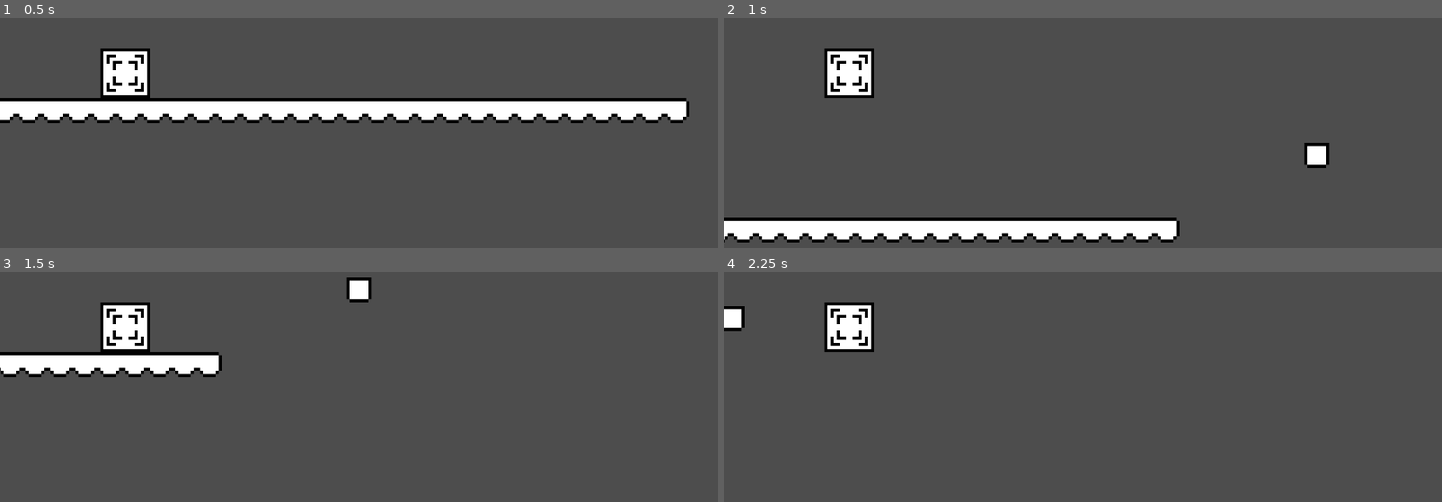
Above: before the commit, frames 1-4 (two rows, left to right).
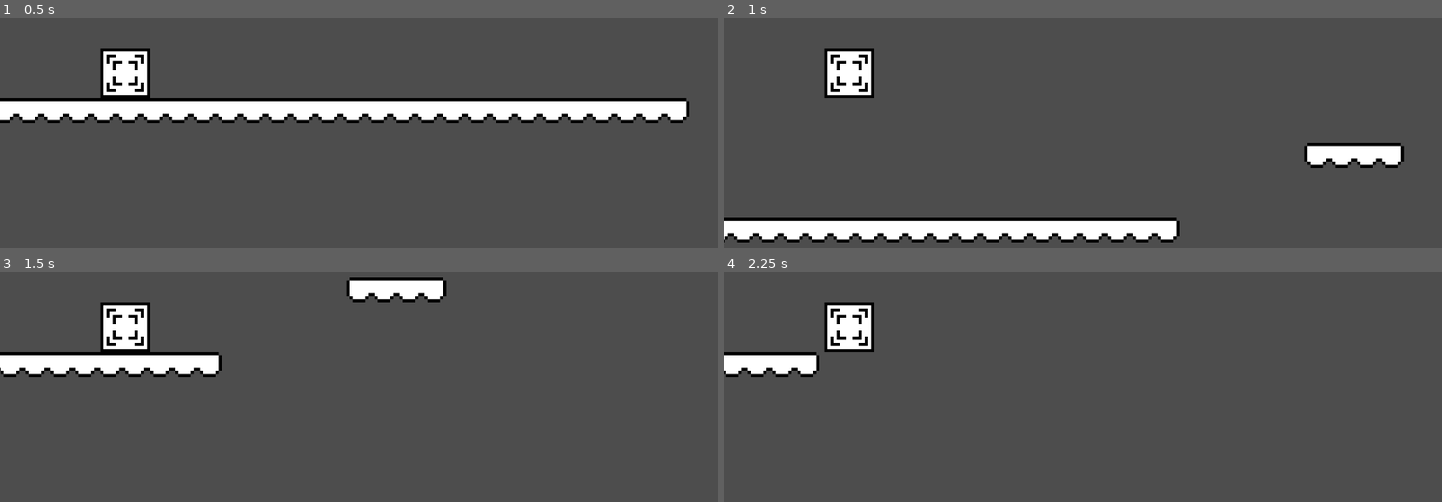
Above: after the commit, the same moments.

Repository: FreiCaneco/geometrydash-godot
Game: Godot game, scene res://scenes/game.tscn
Two runs of this game, one before a commit and one after it. Both use one fixed random seed, a clock stepped at 60 frames per second and the inputs below.
Inputs:
- Up to frame 1 (0.5 s): no input
- Up to frame 2 (1 s): tap Space (jump) at 0.77 s
- Up to frame 3 (1.5 s): no input
- Up to frame 4 (2.25 s): tap Space (jump) at 1.52 s

Frame 1 is identical in both runs. In frame 2, 1.0% of the frame differs, in the area x 80-95%, y 54-66%; in frame 3, 1.1%; in frame 4, 1.6%, in the area x 0-14%, y 14-46%.

Commit message:
Plataformas sendo geradas, falta o looping principal

Diff:
--- a/scripts/ground_gen.gd
+++ b/scripts/ground_gen.gd
@@ -13,15 +13,22 @@
 		tilesCoords.append(tile)
 		if i == 29:
 			last_tile = Vector2i(i,0)
+	set_cells_terrain_path(tilesCoords,0,0)
 
-	set_cells_terrain_path(tilesCoords,0,0)
 	tilesCoords.clear()
 	generateMap()
 
 func generateMap() -> void:
 	var platform_height_difference := rng.randi_range(-5,5)
 	var distance_between_platforms := rng.randi_range(4,7)
+	var _first_tile: Vector2i = last_tile + Vector2i(distance_between_platforms, platform_height_difference)
+	tilesCoords.append(_first_tile)
+
 	var _platform_length := rng.randi_range(2,6)
-	var _generated_tile = last_tile + Vector2i(distance_between_platforms, platform_height_difference)
-	tilesCoords.append(_generated_tile)
+	for i in range(_platform_length):
+		var _platform_tile = Vector2i(_first_tile.x + i + 1, _first_tile.y)
+		tilesCoords.append(_platform_tile)
+		if i == _platform_length - 1:
+			last_tile = Vector2i(_first_tile.x + i + 1, _first_tile.y)
+
 	set_cells_terrain_path(tilesCoords,0,0)
